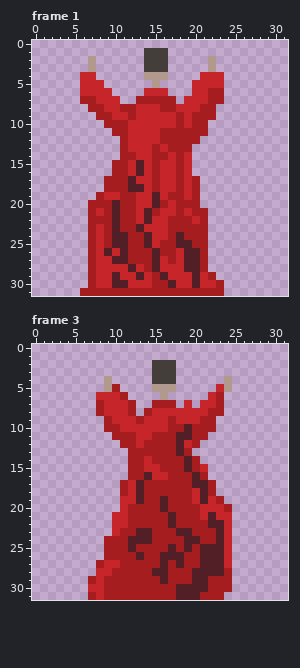
Two versions of one pixel-art file, Assets/Sprites/lady_fall.ase. This is how it looked before the edit.
32x32 pixels, 3 frames. Shown: frame 1, frame 3. The commit also changed other frames, which this record leaves out.
After the commit:
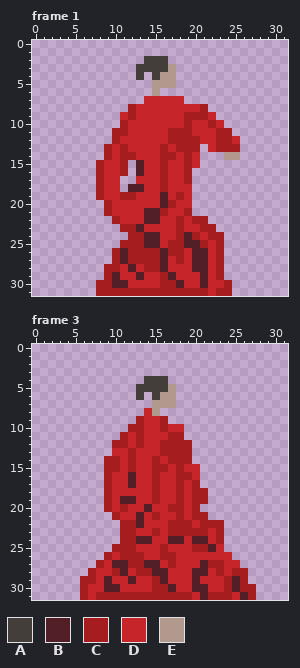
Palette (. is transparent): A #433e3a  B #521f26  C #a51d1f  D #c62629  E #b1998d
Edits made:
layer "fall_a" now hidden
layer "Layer 2" added
Changed rows in their new state; - is an unchanged pixel.
Frame 1:
first column x 6:
 1 --------...---------
 2 -.--------------.---
 3 -.-----A---E----.---
 4 ..-----A.A-E---...--
 5 ...-------EE--....--
 6 ....----.E.---....--
 7 .....--.DDDDD.....--
 8 -.....----DD----.---
 9 --...-------DC--D---
10 ---..-------DCDDCD--
11 ----------D---DDDCC-
12 ----CD----D----DDCCD
13 ---CD----DCD--C-DCCC
14 ---CD----D-CDCD---EE
15 --CDD-.--DC-DCD-----
16 --CDD-.--DC-DC------
17 --CDD..--DC-DC.-----
18 --CDD.---DC-D-.-----
19 ---------DBD--.-----
20 -..-DDD--DBCDD.-----
21 -..-DDD--BC-DC..----
22 -...CDD--B-D-DC-----
23 -....------D-DD-C---
24 -.....---B-DCB-DCC--
25 -....C---BD-C-B-DC--
26 -...C----CB-CD-BDC--
27 -...C----CBDCD-BDC--
28 -..CC----CB--D-BDC--
29 -..C-----DCB--DBDC--
30 -.CC-----D-CB-DB-DC-
31 ..--------------D-C-
Frame 3:
first column x 6:
 2 ---------...----------
 3 ---------...----------
 4 ---.----A--.------.---
 5 ---..--AAAA------..---
 6 --....-A-A-E----..----
 7 --.....--EEE-.-...----
 8 --.....-DE........----
 9 ---....---C......-----
10 ---...CC--CDD....-----
11 ----.-DC-DD-C...------
12 ----C-DCDD--CC.-------
13 ----DD-DDD--C---------
14 ---CCD-D--D--C.-------
15 ---CCD-D-C-D-DD.------
16 ---CDDBDDC-D--D.------
17 ---CDDBDD-DD-DC..-----
18 ---CDD-DD-DD-DCC.-----
19 ---CDBBDD-DD-DCC..----
20 ---CDCDDBDD--D-....---
21 ----C-DBD-DD-D-C...---
22 ----.C-BDDDC--D-CC.---
23 ----.--DD-D-CC--DC.---
24 ---..-C--DDBBD-BDC.---
25 ---.--CDDD-DDD-C-D.---
26 ----D--CDDCCDDDDDD----
27 ----BB--BBD-DDD-CC-D--
28 -C---BD----DDD--DCDCC-
29 C--BDDBDD--DDD-DDD-BC-
30 C--BBDDDD--BDD--DD-BCC
31 CDC---------CCDB--CDBC
Pixel boxes of the changes (left, top, right, bottom) in both pictures:
changed: (80, 48, 240, 296)
changed: (80, 360, 256, 600)
